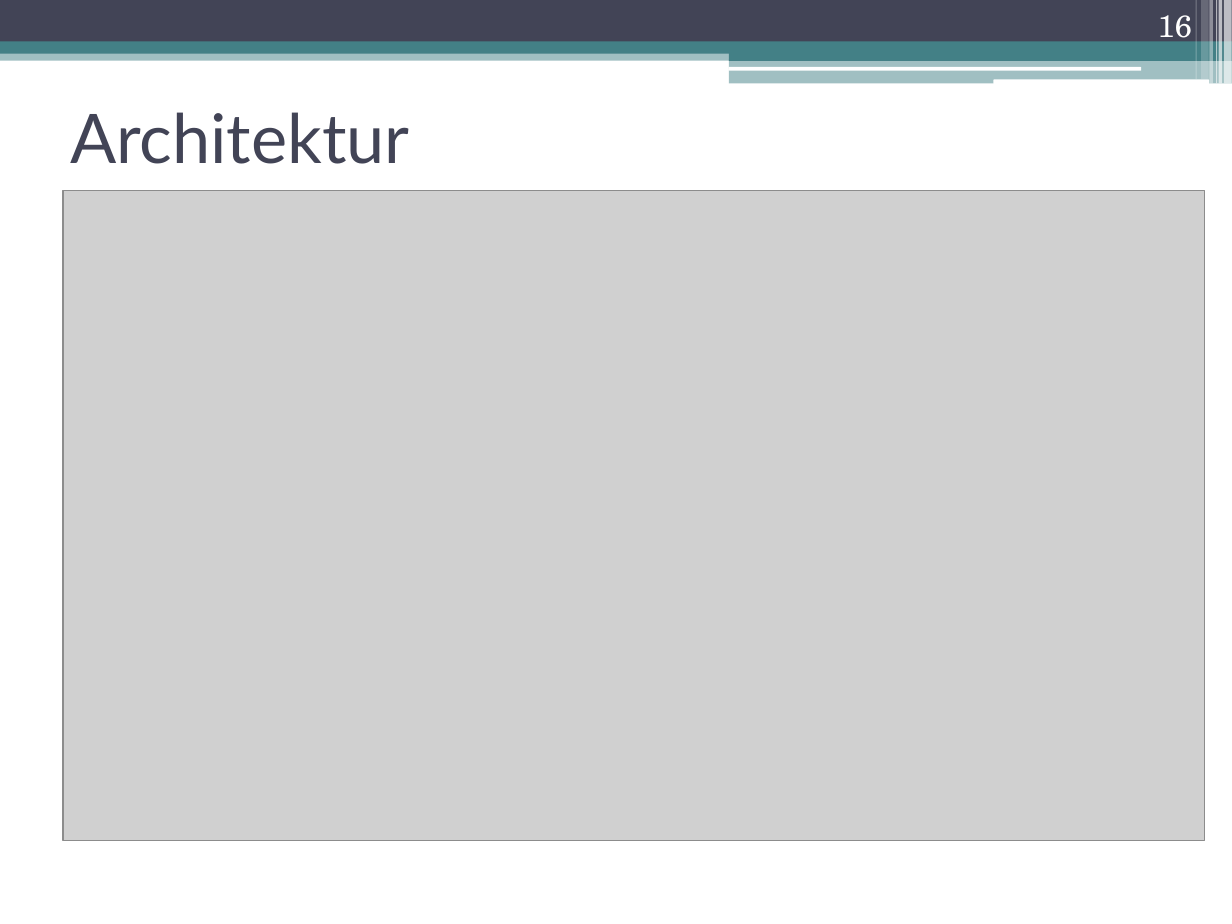
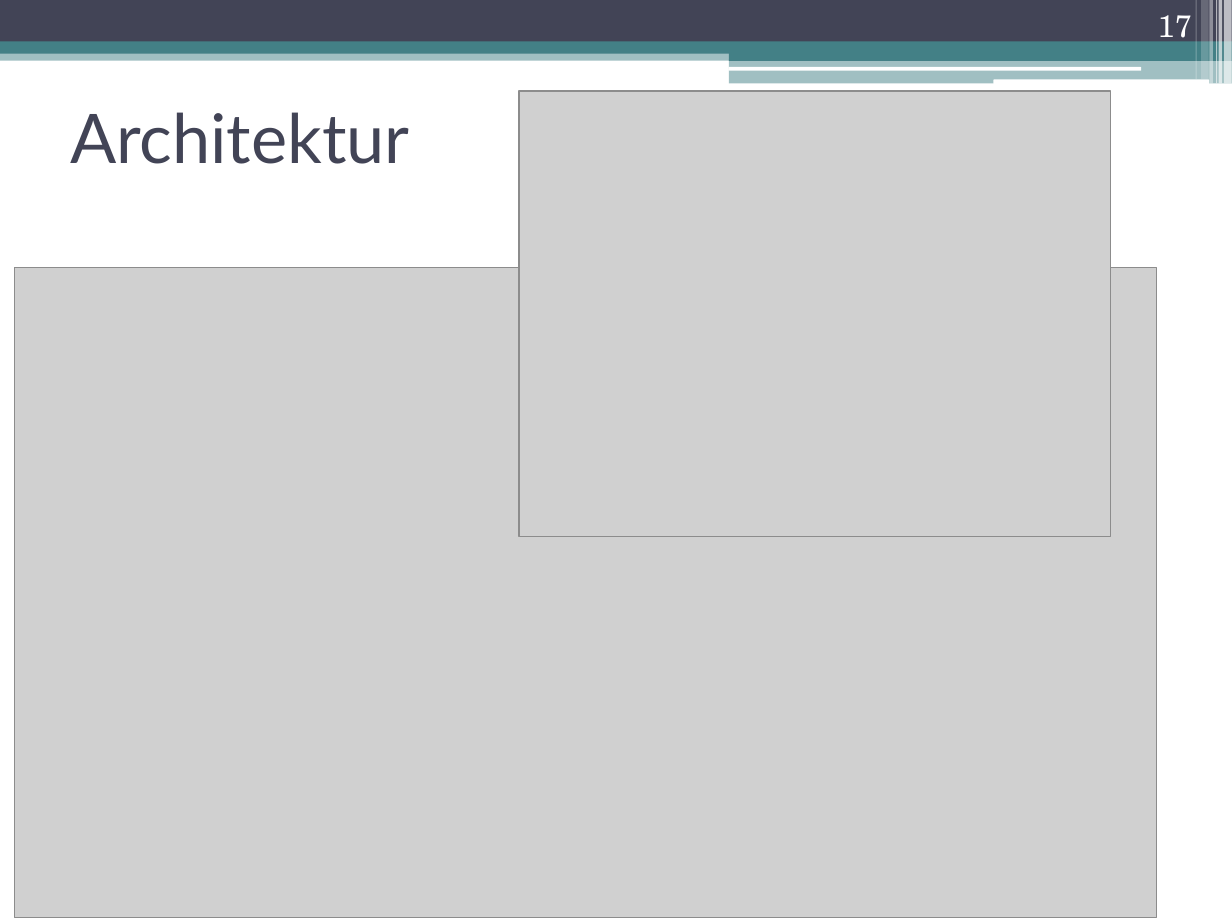
Before and after one commit to DanJoeHa/Fallstudie, a slide deck: slide 17 of Projektmanagement/Abschlusspräsentation.pptx (slide 16 before the commit). Drawn at 1232x924 pixels with LibreOffice and Linux fonts; fonts in the diff are those of the drawing; grey boxes stand for pictures. Boxes give left, top, right and bottom in pixels: in the first picture for what was removed or moved away, otherwise in the second. Text is boxed around its words. In the diff, an @@ line names an element or a change of style, - is before the commit and + after.

```diff
--- a/Projektmanagement/Abschlusspräsentation.pptx
+++ b/Projektmanagement/Abschlusspräsentation.pptx
@@ page number at [1158, 15, 1192, 46]: text changed @@
-16
+17
@@ picture added at [519, 91, 1110, 537] @@
@@ picture: place and size @@
-picture at [63, 191, 1205, 841]
+picture at [15, 267, 1157, 918]
```
Also in this commit, not shown: 1 other slide changed, 1 slide added.
